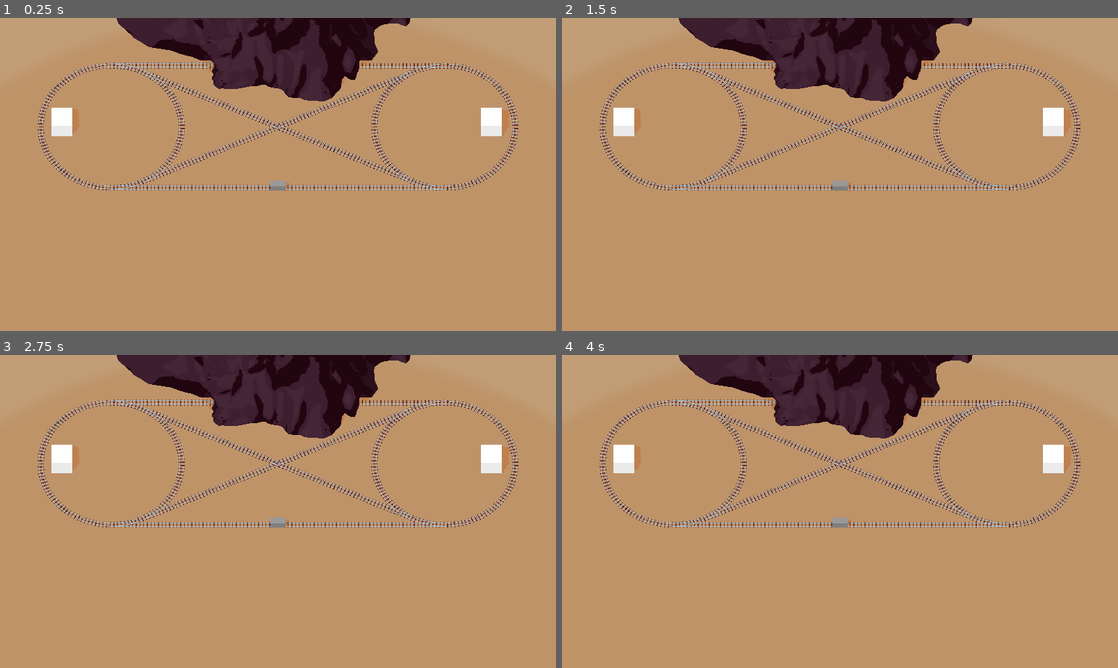
Above: before the commit, frames 1-4 (two rows, left to right).
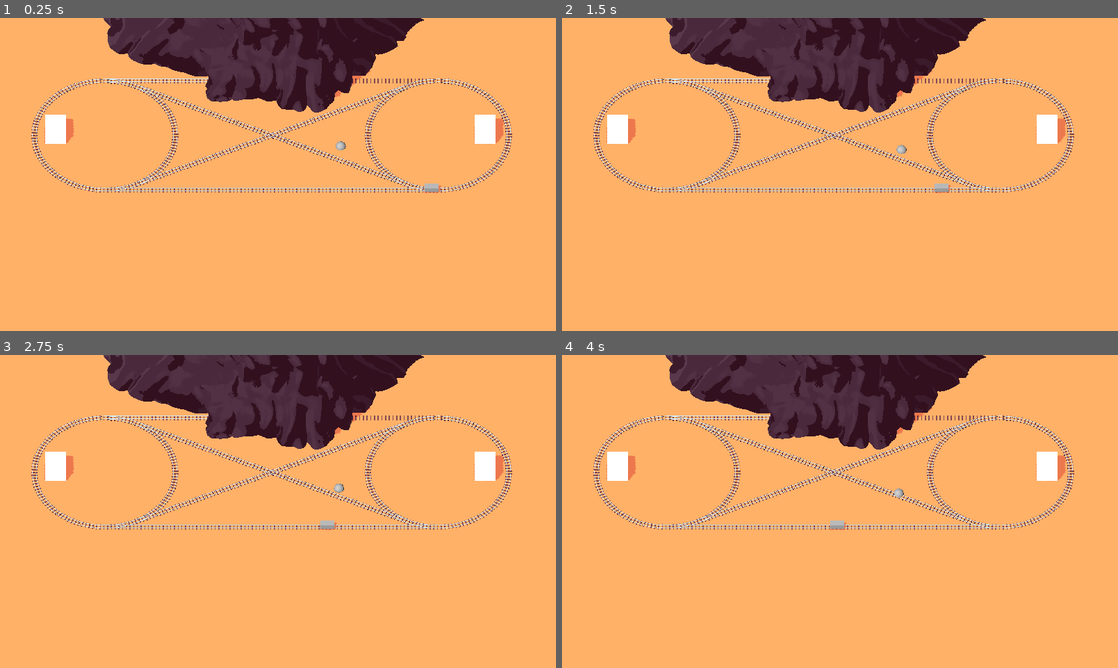
Above: after the commit, the same moments.

Repository: Miltage/train-heist
Game: Godot game, scene res://scenes/main.tscn
The game is run twice, just before and just after one commit, with the same random seed, the same clock (stepped at 60 frames per second) and the same inputs.
Inputs:
- Up to frame 1 (0.25 s): no input
- Up to frame 2 (1.5 s): no input
- Up to frame 3 (2.75 s): no input
- Up to frame 4 (4 s): no input

The runs differ from the first frame. In frame 1, 93% of the frame differs, in the area x 0-100%, y 0-100%; in frame 2, 93%; in frame 3, 93%; in frame 4, 93%.

Commit message:
Train car runs on track

Diff:
--- a/project.godot
+++ b/project.godot
@@ -20,6 +20,10 @@
 window/size/viewport_width=1280
 window/size/viewport_height=720
 
+[filesystem]
+
+import/blender/enabled=false
+
 [rendering]
 
 renderer/rendering_method="gl_compatibility"
--- a/scenes/main.tscn
+++ b/scenes/main.tscn
@@ -1,20 +1,22 @@
-[gd_scene load_steps=7 format=3 uid="uid://b0p5mfdhul2bo"]
+[gd_scene load_steps=10 format=3 uid="uid://b0p5mfdhul2bo"]
 
 [ext_resource type="PackedScene" uid="uid://7bpg22uxx5d" path="res://blender/map.fbx" id="1_o5qli"]
+[ext_resource type="Script" uid="uid://c4h2ki4uw7c5f" path="res://scripts/Main.gd" id="1_tbgi4"]
 [ext_resource type="PackedScene" uid="uid://csq1hupty5t2b" path="res://scenes/train_car.tscn" id="2_0wfyh"]
 [ext_resource type="Shader" uid="uid://uarbhnbpunei" path="res://shaders/toon.gdshader" id="2_sugp2"]
+[ext_resource type="Script" uid="uid://d0476t32bchwc" path="res://scripts/RailCircle.gd" id="3_jyhfs"]
 
 [sub_resource type="ShaderMaterial" id="ShaderMaterial_jyhfs"]
 render_priority = 0
 shader = ExtResource("2_sugp2")
 shader_parameter/color = Color(1, 0.827451, 0.639216, 1)
-shader_parameter/shadow = 0.5
-shader_parameter/shadow_width = 0.0
-shader_parameter/shadow_color = Color(1, 0.67451, 0.498039, 1)
-shader_parameter/_specular_smoothness = 0.01
-shader_parameter/_specular_strength = 0.075
+shader_parameter/shadow = 0.758
+shader_parameter/shadow_width = 0.236
+shader_parameter/shadow_color = Color(0.74902, 0.14902, 0.317647, 1)
+shader_parameter/_specular_smoothness = 0.0
+shader_parameter/_specular_strength = 0.0
 shader_parameter/_glossiness = 0.1
-shader_parameter/_rim_size = 0.725
+shader_parameter/_rim_size = 1.0
 shader_parameter/_rim_smoothness = 0.01
 
 [sub_resource type="ShaderMaterial" id="ShaderMaterial_sugp2"]
@@ -34,10 +36,18 @@
 ambient_light_source = 2
 ambient_light_color = Color(1, 1, 1, 1)
 ambient_light_energy = 0.1
-tonemap_mode = 4
-tonemap_exposure = 0.75
 
-[node name="Main" type="Node3D"]
+[sub_resource type="Curve3D" id="Curve3D_jyhfs"]
+_data = {
+"points": PackedVector3Array(0, 0, 0, 0, 0, 0, 0, 0, 0, 0, 0, 0, 0, 0, 0, -32, 0, 0),
+"tilts": PackedFloat32Array(0, 0)
+}
+point_count = 2
+
+[node name="Main" type="Node3D" node_paths=PackedStringArray("track", "train")]
+script = ExtResource("1_tbgi4")
+track = NodePath("LeftCircle")
+train = NodePath("TrainCar")
 
 [node name="map" parent="." instance=ExtResource("1_o5qli")]
 
@@ -54,7 +64,7 @@
 surface_material_override/0 = SubResource("ShaderMaterial_sugp2")
 
 [node name="Camera3D" type="Camera3D" parent="."]
-transform = Transform3D(1, 0, 0, 0, 0.5, 0.866025, 0, -0.866025, 0.5, 0, 48.9612, 33.521)
+transform = Transform3D(1, 0, 0, 0, 0.633948, 0.773376, 0, -0.773376, 0.633948, 0.60743, 35.039, 33.521)
 environment = SubResource("Environment_0wfyh")
 projection = 1
 size = 30.0
@@ -67,7 +77,26 @@
 shadow_bias = 5.0
 shadow_opacity = 0.8
 
-[node name="TrainCar" parent="." instance=ExtResource("2_0wfyh")]
-transform = Transform3D(1, 0, 0, 0, 1, 0, 0, 0, 1, 0, 0.117531, 6.80131)
+[node name="TrainCar" parent="." node_paths=PackedStringArray("leftCircle", "rightCircle", "circleTrack", "track") instance=ExtResource("2_0wfyh")]
+transform = Transform3D(0.141421, 0, 0.989941, 0, 1, 0, -0.989941, 0, 0.141421, -0.0682535, 0, 0)
+leftCircle = NodePath("../LeftCircle")
+rightCircle = NodePath("../RightCircle")
+circleTrack = NodePath("../LeftCircle")
+track = NodePath("../BottomTrack")
+
+[node name="LeftCircle" type="Path3D" parent="."]
+transform = Transform3D(1, 0, 0, 0, 1, 0, 0, 0, 1, -16, 0, 0)
+script = ExtResource("3_jyhfs")
+
+[node name="RightCircle" type="Path3D" parent="."]
+transform = Transform3D(1, 0, 0, 0, 1, 0, 0, 0, 1, 16, 0, 0)
+script = ExtResource("3_jyhfs")
+
+[node name="BottomTrack" type="Path3D" parent="."]
+transform = Transform3D(1, 0, 0, 0, 1, 0, 0, 0, 1, 16.3239, 0, 6.75109)
+curve = SubResource("Curve3D_jyhfs")
+
+[node name="Sphere" type="CSGSphere3D" parent="."]
+transform = Transform3D(1, 0, 0, 0, 1, 0, 0, 0, 1, -4.74747, 0, 0)
 
 [editable path="map"]
--- a/scenes/train_car.tscn
+++ b/scenes/train_car.tscn
@@ -1,7 +1,10 @@
-[gd_scene format=3 uid="uid://csq1hupty5t2b"]
+[gd_scene load_steps=2 format=3 uid="uid://csq1hupty5t2b"]
+
+[ext_resource type="Script" uid="uid://bhphw5nun33p1" path="res://scripts/TrainCar.gd" id="1_6jgwd"]
 
 [node name="TrainCar" type="Node3D"]
+script = ExtResource("1_6jgwd")
 
 [node name="CSGBox3D" type="CSGBox3D" parent="."]
-transform = Transform3D(1, 0, 0, 0, 1, 0, 0, 0, 1, 0, 0.468513, 0)
-size = Vector3(1.5293, 0.746094, 0.625)
+transform = Transform3D(1, 0, 0, 0, 1, 0, 0, 0, 1, 0, 0.370583, 0)
+size = Vector3(1.34277, 0.567383, 0.625)
--- /dev/null
+++ b/scripts/Main.gd
@@ -0,0 +1,9 @@
+class_name Main
+extends Node3D
+
+@export var track:Path3D
+@export var train:TrainCar
+
+func _process(_delta: float) -> void:
+	var offset = track.curve.get_closest_offset(train.position - track.position)
+	$Sphere.position = track.curve.sample_baked(offset)
--- /dev/null
+++ b/scripts/RailCircle.gd
@@ -0,0 +1,13 @@
+class_name RailCircle
+extends Path3D
+
+func _init() -> void:
+    curve = Curve3D.new()
+
+    var numPoints:int = 64
+    var dist:float = 6.75
+    for i in numPoints:
+        var angle:float = (i * PI * 2) / numPoints
+        curve.add_point(Vector3(cos(angle) * dist, 0, sin(angle) * dist))
+
+    curve.set_closed(true)
--- /dev/null
+++ b/scripts/TrainCar.gd
@@ -0,0 +1,33 @@
+class_name TrainCar
+extends Node3D
+
+@export var leftCircle:Path3D
+@export var rightCircle:Path3D
+
+@export var circleTrack:Path3D
+@export var track:Path3D
+
+var t:float
+
+func _process(delta: float) -> void:
+    t += delta * 4
+    if (track):
+        var trackTransform:Transform3D = track.curve.sample_baked_with_rotation(t, true, true)
+        position = track.position + trackTransform.origin
+        basis = trackTransform.basis.rotated(Vector3.UP, PI/2)
+        prints(t, track.curve.get_baked_length())
+        if (t >= track.curve.get_baked_length()):
+            switch_track(get_closest_circle())
+
+func switch_track(nextTrack:Path3D) -> void:
+    if (nextTrack == track):
+        t = 0
+    else:
+        track = nextTrack
+        t = track.curve.get_closest_offset(position - track.position)
+
+func get_closest_circle() -> Path3D:
+    if (position.distance_squared_to(leftCircle.position) < position.distance_squared_to(rightCircle.position)):
+        return leftCircle
+    else:
+        return rightCircle
Binary file changed: blender/map.fbx
Not shown, added: scripts/Main.gd.uid
Not shown, added: scripts/RailCircle.gd.uid
Not shown, added: scripts/TrainCar.gd.uid
Not shown, changed: blender/map.blend
Not shown, changed: blender/map.blend1
